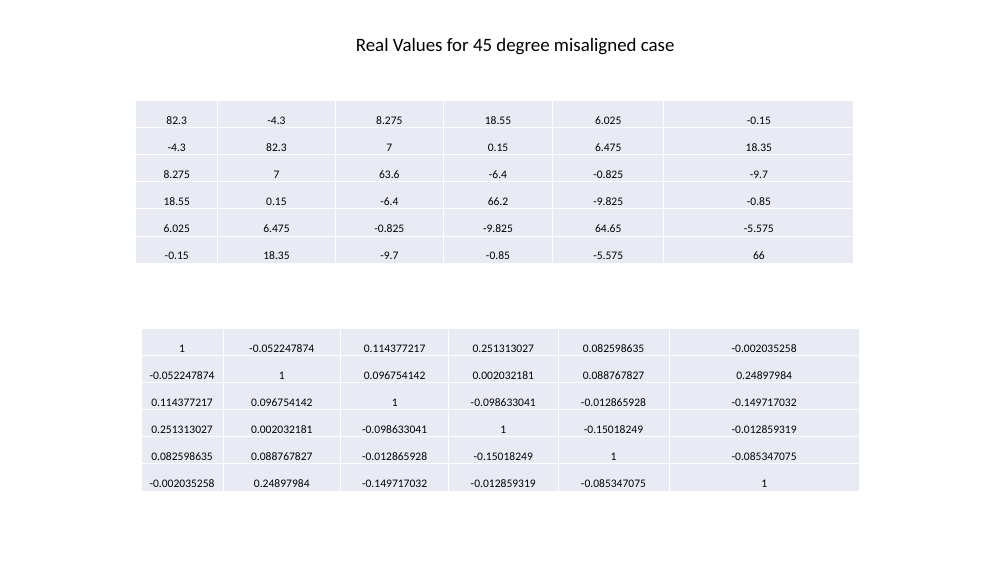
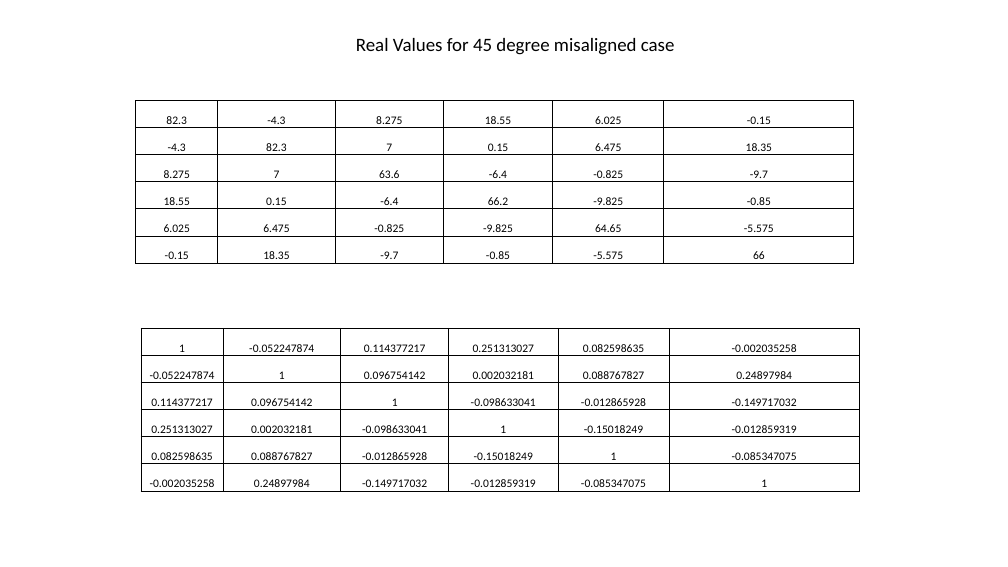
Before and after one commit to EnesAyaz/Studies, a slide deck: slide 6 of Reports/WPT/Inductance_matrix_real.pptx. Drawn at 1008x567 pixels with LibreOffice and Linux fonts; fonts in the diff are those of the drawing. Boxes give left, top, right and bottom in pixels: in the first picture for what was removed or moved away, otherwise in the second. Text is boxed around its words. In the diff, an @@ line names an element or a change of style, - is before the commit and + after.

```diff
--- a/Reports/WPT/Inductance_matrix_real.pptx
+++ b/Reports/WPT/Inductance_matrix_real.pptx
@@ table at (x1=136, y1=101, x2=854, y2=263) @@
@@ fill #E9EBF5 to none in 36 cells @@
@@ borders changed @@
@@ table at (x1=141, y1=328, x2=859, y2=491) @@
@@ fill #E9EBF5 to none in 36 cells @@
@@ borders changed @@
```
Also in this commit, not shown: 1 other slide changed, 3 slides added, 1 other file.
